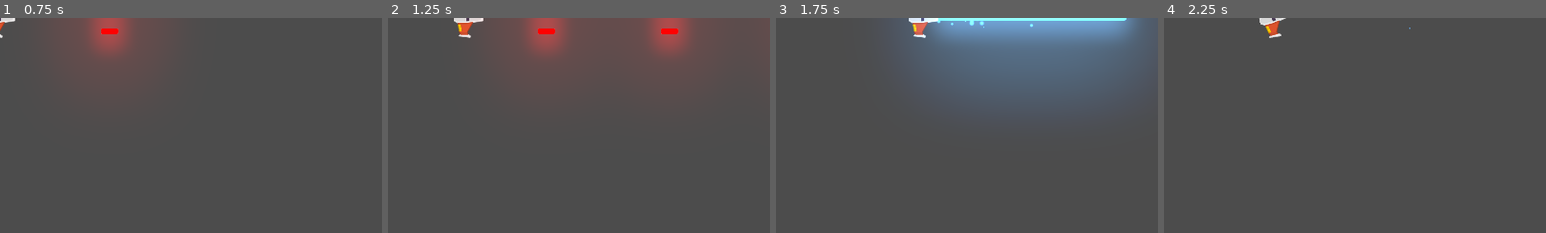
Above: before the commit, frames 1-4 (left to right).
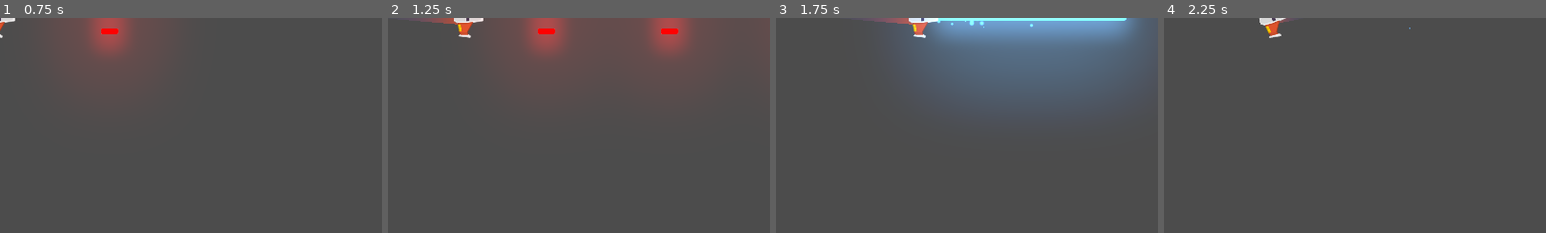
Above: after the commit, the same moments.

Repository: NicoNunez4598/Proyecto_Meteoritos_Juego
Game: Godot game, scene res://Juego/Niveles/NivelTest.tscn
Same seed, same stepped clock (60 frames per second), same inputs: the game is played once before the commit and once after it.
Inputs:
- Up to frame 1 (0.75 s): tap Enter at 0.5 s; hold W (mover_adelante) from 0.53 s (still down); hold P (disparo_principal) from 0.53 s (still down)
- Up to frame 2 (1.25 s): keep holding W (mover_adelante); keep holding P (disparo_principal)
- Up to frame 3 (1.75 s): release W (mover_adelante) at 1.28 s; release P (disparo_principal) at 1.28 s; hold S (mover_atras) from 1.28 s (still down); tap Space (disparo_secundario) at 1.35 s
- Up to frame 4 (2.25 s): release S (mover_atras) at 2.03 s; hold W (mover_adelante) from 2.03 s (still down); hold A (rotar_antihorario) from 2.03 s (still down)
The pictures show only the part of the screen within x 1-51%, y 0-50%; the shares and areas given below are measured in that part.

Frame 1 is identical in both runs. In frame 2, 0.2% of the frame differs, in the area x 7-19%, y 0-4%; in frame 3, 0.2%, in the area x 25-36%, y 0-4%; in frame 4, less than 0.1%.

Commit message:
Estela y Motor
Agregado:
- Estela (VFX) + Input
- Motor (SFX) + Input

Diff:
--- /dev/null
+++ b/Juego/Naves/Player/Estela/Trail2D.gd
@@ -0,0 +1,114 @@
+#Trail2D
+# Draws a 2D trail using Godot's `Line2D`.
+#
+# Instantiate `Trail2D` as a child of a moving node to use it. To control the color, width curve,
+# texture, or trail width, use parameters from the `Line2D` class.
+tool
+
+class_name Estela
+extends Line2D
+
+export var is_emitting := false setget set_emitting
+
+# Distance in pixels between vertices. A higher resolution leads to more details.
+export var resolution := 5.0
+# Life of each point in seconds before it is deleted.
+export var lifetime := 0.5
+# Maximum number of points allowed on the curve.
+export var max_points := 100 setget set_max_points
+
+# Optional path to the target node to follow. If not set, the instance follows its parent.
+export var target_path: NodePath
+
+var _points_creation_time := []
+var _last_point := Vector2.ZERO
+var _clock := 0.0
+var _offset := 0.0
+
+onready var target: Node2D = get_node_or_null(target_path)
+
+## Setters y Getters
+func set_max_points(valor: int) -> void:
+	max_points = valor
+
+func _ready() -> void:
+	if not target:
+		target = get_parent() as Node2D
+
+	if Engine.editor_hint:
+		set_process(false)
+		return
+
+	_offset = position.length()
+	set_as_toplevel(true)
+	clear_points()
+	position = Vector2.ZERO
+	_last_point = to_local(target.global_position) + calculate_offset()
+
+
+func _get_configuration_warning() -> String:
+	var warning := "Missing Target node: assign a Node that extends Node2D in the Target Path or make the Trail a child of a parent that extends Node2D"
+	if target:
+		warning = ""
+	return warning
+
+
+func _process(delta: float) -> void:
+	_clock += delta
+	remove_older()
+
+	if not is_emitting:
+		return
+
+	# Adding new points if necessary.
+	var desired_point := to_local(target.global_position)
+	var distance: float = _last_point.distance_to(desired_point)
+	if distance > resolution:
+		add_timed_point(desired_point, _clock)
+
+
+# Creates a new point and stores its creation time.
+func add_timed_point(point: Vector2, time: float) -> void:
+	add_point(point + calculate_offset())
+	_points_creation_time.append(time)
+	_last_point = point
+	if get_point_count() > max_points:
+		remove_first_point()
+
+
+# Calculates the offset of the trail from its target.
+func calculate_offset() -> Vector2:
+	return - 1.0 * polar2cartesian(1.0, target.rotation).rotated(- PI / 2) * _offset
+
+
+# Removes the first point in the line and the corresponding time.
+func remove_first_point() -> void:
+	if get_point_count() > 1:
+		remove_point(0)
+	_points_creation_time.pop_front()
+
+
+# Remove points older than `lifetime`.
+func remove_older() -> void:
+	for creation_time in _points_creation_time:
+		var delta = _clock - creation_time
+		if delta > lifetime:
+			remove_first_point()
+		# Points in `_points_creation_time` are ordered from oldest to newest so as soon as a point
+		# isn't older than `lifetime`, we know all remaining points should stay as well.
+		else:
+			break
+
+
+func set_emitting(emitting: bool) -> void:
+	is_emitting = emitting
+	if Engine.editor_hint:
+		return
+
+	if not is_inside_tree():
+		yield(self, "ready")
+
+	if is_emitting:
+		clear_points()
+		_points_creation_time.clear()
+		_last_point = to_local(target.global_position) + calculate_offset()
--- /dev/null
+++ b/Juego/Naves/Player/Estela/Trail2D.tscn
@@ -0,0 +1,17 @@
+[gd_scene load_steps=4 format=2]
+
+[ext_resource path="res://Juego/Naves/Player/Estela/Trail2D.gd" type="Script" id=1]
+
+[sub_resource type="Curve" id=1]
+_data = [ Vector2( 0, 0 ), 0.0, 1.0, 0, 1, Vector2( 1, 1 ), 1.0, 0.0, 1, 0 ]
+
+[sub_resource type="Gradient" id=2]
+colors = PoolColorArray( 0.294118, 0.356863, 0.670588, 0, 0.788235, 0.301961, 0.164706, 1 )
+
+[node name="Trail2D" type="Line2D"]
+points = PoolVector2Array( 0, 0, 32, 0 )
+width_curve = SubResource( 1 )
+default_color = Color( 1, 1, 1, 1 )
+gradient = SubResource( 2 )
+joint_mode = 2
+script = ExtResource( 1 )
--- /dev/null
+++ b/Juego/Naves/Player/MotorSFX.gd
@@ -0,0 +1,40 @@
+#Motor.gd
+class_name Motor
+extends AudioStreamPlayer2D
+
+## Atributos Export
+export var tiempo_transicion:float = 0.6
+export var volumen_apagado:float = -30.0
+
+## Atributos Onready
+onready var tween_sonido:Tween = $Tween
+
+## Atributos
+var volumen_original:float
+
+## Metodos
+func _ready() -> void:
+	volumen_original = volume_db
+	volume_db = volumen_apagado
+
+## Metodos Custom
+func sonido_on() -> void:
+	if not playing:
+		play()
+
+	efecto_transicion(volume_db, volumen_original)
+
+func sonido_off() -> void:
+	efecto_transicion(volume_db, volumen_apagado)
+
+func efecto_transicion(desde_vol:float, hasta_vol:float) -> void:
+	tween_sonido.interpolate_property(
+		self,
+		"volume_db",
+		desde_vol,
+		hasta_vol,
+		tiempo_transicion,
+		Tween.TRANS_LINEAR,
+		Tween.EASE_OUT_IN
+	)
+	tween_sonido.start()
--- /dev/null
+++ b/Juego/Naves/Player/MotorSFX.tscn
@@ -0,0 +1,10 @@
+[gd_scene load_steps=3 format=2]
+
+[ext_resource path="res://Juego/Naves/Player/Motor.ogg" type="AudioStream" id=1]
+[ext_resource path="res://Juego/Naves/Player/MotorSFX.gd" type="Script" id=2]
+
+[node name="MotorSFX" type="AudioStreamPlayer2D"]
+stream = ExtResource( 1 )
+script = ExtResource( 2 )
+
+[node name="Tween" type="Tween" parent="."]
--- a/Juego/Naves/Player/Player.gd
+++ b/Juego/Naves/Player/Player.gd
@@ -5,6 +5,7 @@
 ## Atributos Export
 export var potencia_motor:int = 20
 export var potencia_rotacion:int = 280
+export var estela_maxima:int = 150
 
 ## Atributos
 var empuje:Vector2 = Vector2.ZERO
@@ -13,6 +14,8 @@
 ## Atributos Onready
 onready var canion:Canion = $Canion
 onready var laser:RayoLaser = $LaserBeam2D
+onready var estela:Estela = $EstelaPuntoDeInicio/Trail2D
+onready var motor_sfx:Motor = $MotorSFX
 
 ## Metodos
 func _unhandled_input(event: InputEvent) -> void:
@@ -22,6 +25,17 @@
 
 	if event.is_action_released("disparo_secundario"):
 		laser.set_is_casting(false)
+
+	#Control de Estela y Sonido del Motor
+	if event.is_action_pressed("mover_adelante"):
+		estela.set_max_points(estela_maxima)
+		motor_sfx.sonido_on()
+	elif event.is_action_pressed("mover_atras"):
+		estela.set_max_points(0)
+		motor_sfx.sonido_on()
+
+	if (event.is_action_released("mover_adelante") or event.is_action_released("mover_atras")):
+		motor_sfx.sonido_off()
 
 func _integrate_forces(state: Physics2DDirectBodyState) -> void:
 	apply_central_impulse(empuje.rotated(rotation))
--- a/Juego/Naves/Player/Player.tscn
+++ b/Juego/Naves/Player/Player.tscn
@@ -1,10 +1,12 @@
-[gd_scene load_steps=7 format=2]
+[gd_scene load_steps=9 format=2]
 
 [ext_resource path="res://Juego/Naves/Player/player_orange.png" type="Texture" id=1]
 [ext_resource path="res://Juego/Naves/Player/new_physicsmaterial.tres" type="PhysicsMaterial" id=2]
 [ext_resource path="res://Juego/Naves/Player/Player.gd" type="Script" id=3]
 [ext_resource path="res://Juego/Proyectiles/Canion.tscn" type="PackedScene" id=4]
 [ext_resource path="res://Juego/Proyectiles/Laser/LaserBeam2D.tscn" type="PackedScene" id=5]
+[ext_resource path="res://Juego/Naves/Player/Estela/Trail2D.tscn" type="PackedScene" id=6]
+[ext_resource path="res://Juego/Naves/Player/MotorSFX.tscn" type="PackedScene" id=7]
 
 [sub_resource type="CircleShape2D" id=1]
 radius = 38.6663
@@ -32,4 +34,17 @@
 [node name="LaserBeam2D" parent="." instance=ExtResource( 5 )]
 position = Vector2( 38, 0 )
 
+[node name="EstelaPuntoDeInicio" type="Position2D" parent="."]
+position = Vector2( -10, 0 )
+
+[node name="Trail2D" parent="EstelaPuntoDeInicio" instance=ExtResource( 6 )]
+points = PoolVector2Array( 0, 0, 50, 0 )
+width = 35.0
+is_emitting = true
+lifetime = 0.6
+max_points = 150
+target_path = NodePath("..")
+
+[node name="MotorSFX" parent="." instance=ExtResource( 7 )]
+
 [editable path="Canion"]
--- a/project.godot
+++ b/project.godot
@@ -13,6 +13,16 @@
 "class": "Canion",
 "language": "GDScript",
 "path": "res://Juego/Proyectiles/Canion.gd"
+}, {
+"base": "Line2D",
+"class": "Estela",
+"language": "GDScript",
+"path": "res://Juego/Naves/Player/Estela/Trail2D.gd"
+}, {
+"base": "AudioStreamPlayer2D",
+"class": "Motor",
+"language": "GDScript",
+"path": "res://Juego/Naves/Player/MotorSFX.gd"
 }, {
 "base": "Node2D",
 "class": "Nivel",
@@ -36,6 +46,8 @@
 } ]
 _global_script_class_icons={
 "Canion": "",
+"Estela": "",
+"Motor": "",
 "Nivel": "",
 "Player": "",
 "Proyectil": "",
Not shown, added: Juego/Naves/Player/Motor.ogg.import
Not shown, added: Juego/Naves/Player/Motor.ogg
